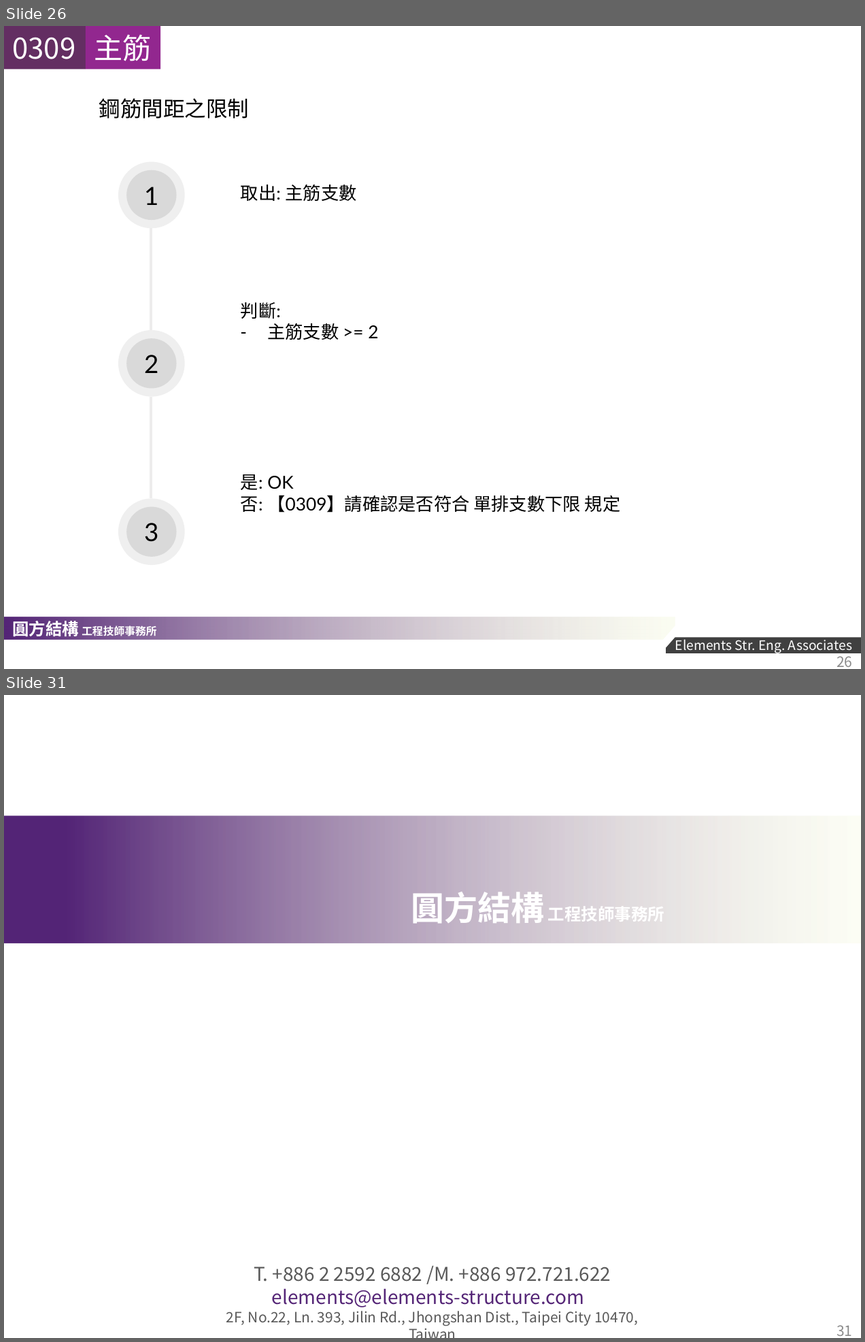
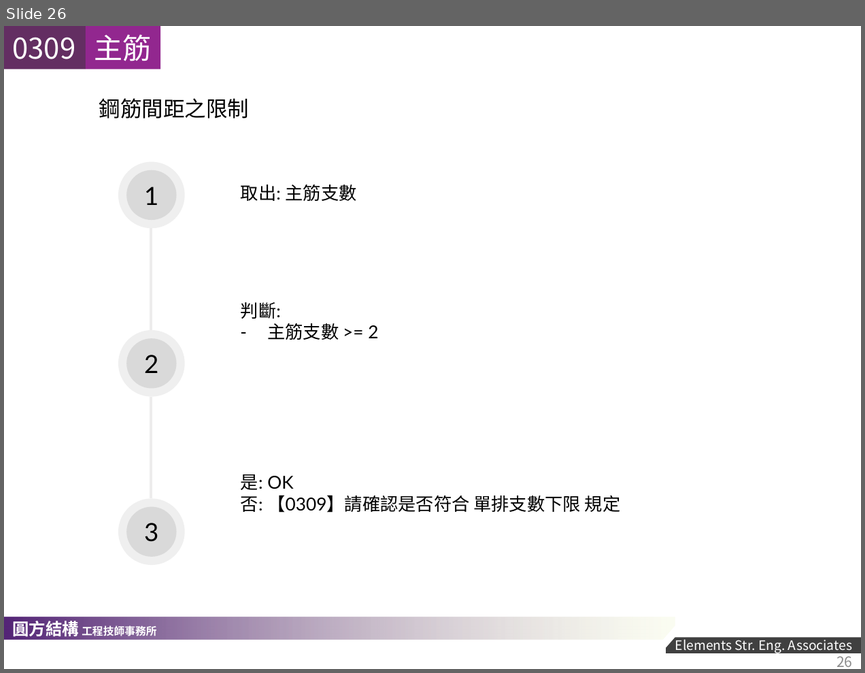
Before and after one commit to skyran1278/VbaProject, a slide deck: 20170524_RCScan/2018-1207 RC SCAN 說明文件.pptx. Shown one above the other, each under a label of ours: slides 26 and 31 before the commit, slide 26 after it; the slides between them are not shown. The pictures are 865x1342 and 865x673 pixels, drawn with LibreOffice and Linux fonts; fonts in the diff are those of the drawing; background and template pictures are left out. Boxes give left, top, right and bottom in pixels: in the first picture for what was removed or moved away, otherwise in the second. Text is boxed around its words. In the diff, an @@ line names an element or a change of style, - is before the commit and + after.

```diff
--- a/20170524_RCScan/2018-1207 RC SCAN 說明文件.pptx
+++ b/20170524_RCScan/2018-1207 RC SCAN 說明文件.pptx
@@ slide 31 removed at [4, 695, 861, 1338], background #FFFFFF @@
@@ rectangle removed at [4, 816, 861, 943] @@
@@ text removed at [411, 892, 665, 926] @@
-圓方結構 工程技師事務所
@@ text removed at [226, 1266, 638, 1325] @@
-T. +886 2 2592 6882 /M. +886 972.721.622
-elements@elements-structure.com
-2F, No.22, Ln. 393, Jilin Rd., Jhongshan Dist., Taipei City 10470, Taiwan
@@ page number removed at [836, 1325, 852, 1336] @@
-31
```
Also in this commit, not shown: 2 slides changed, 6 slides added, 2 other slides removed, 3 other files.
